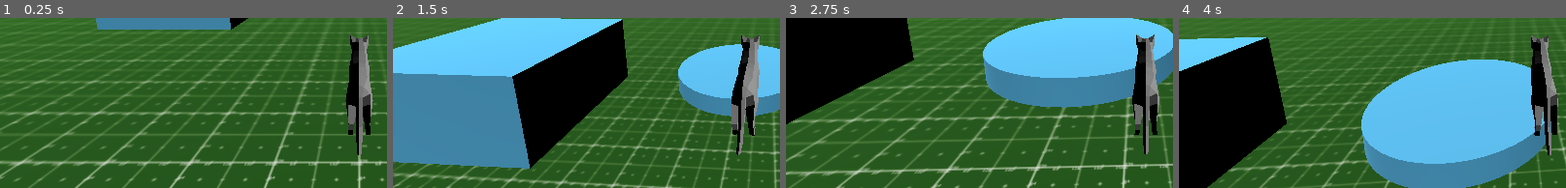
Above: before the commit, frames 1-4 (left to right).
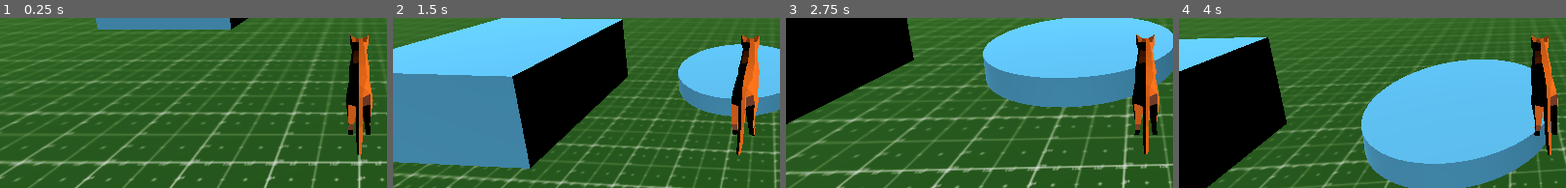
Above: after the commit, the same moments.

Repository: programerski-klub-fmf/cats-game
Game: Godot game, scene res://level/level.tscn
Two runs of this game, one before a commit and one after it. Both use one fixed random seed, a clock stepped at 60 frames per second and the inputs below.
Inputs (mouse positions are % of the whole screen's width and height, from its top left):
- Up to frame 1 (0.25 s): no input
- Up to frame 2 (1.5 s): tap Enter at 0.5 s; move the mouse to (55, 36) at 0.52 s; hold Shift (run) 0.53-1.28 s; hold W (forwards) from 0.53 s (still down); tap Space (jump) at 0.77 s; move the mouse to (45, 37) at 1.27 s; tap Shift (run) at 1.35 s
- Up to frame 3 (2.75 s): keep holding W (forwards); tap Space (jump) at 1.52 s; move the mouse to (52, 34) at 2.02 s; hold Shift (run) from 2.03 s (still down)
- Up to frame 4 (4 s): keep holding W (forwards); move the mouse to (49, 38) at 2.77 s; release Shift (run) at 2.78 s; tap Shift (run) at 2.85 s; tap Space (jump) at 3.02, 3.77 s; move the mouse to (57, 38) at 3.52 s; hold Shift (run) from 3.53 s (still down)
The pictures show only the part of the screen within x 4-54%, y 41-90%; the shares and areas given below are measured in that part.

The runs differ from the first frame. In frame 1, 1.8% of the frame differs, in the area x 89-97%, y 9-81%; in frame 2, 2.1%, in the area x 87-95%, y 9-81%; in frame 3, 1.7%; in frame 4, 1.5%.

Commit message:
Oranzna macka

Diff:
--- a/player/player.tscn
+++ b/player/player.tscn
@@ -9,6 +9,9 @@
 [ext_resource type="Script" path="res://player/states/on_ground/run.gd" id="6_laxlk"]
 [ext_resource type="Script" path="res://player/states/in_air/fall.gd" id="7_htx02"]
 
+[sub_resource type="StandardMaterial3D" id="StandardMaterial3D_khnx5"]
+albedo_color = Color(1, 0.439216, 0, 1)
+
 [sub_resource type="CapsuleShape3D" id="CapsuleShape3D_j0fku"]
 radius = 0.421008
 
@@ -17,6 +20,7 @@
 
 [node name="MeshInstance3D" type="MeshInstance3D" parent="."]
 transform = Transform3D(-0.03, -4.828e-23, -4.52987e-09, 0, 0.03, -3.19744e-16, 4.52987e-09, -3.19744e-16, -0.03, 0, 0.00107408, 0.114194)
+material_override = SubResource("StandardMaterial3D_khnx5")
 mesh = ExtResource("2_3biyc")
 
 [node name="CollisionShape3D" type="CollisionShape3D" parent="."]
Not shown: 1 places in player/player.tscn that only renumber resources
